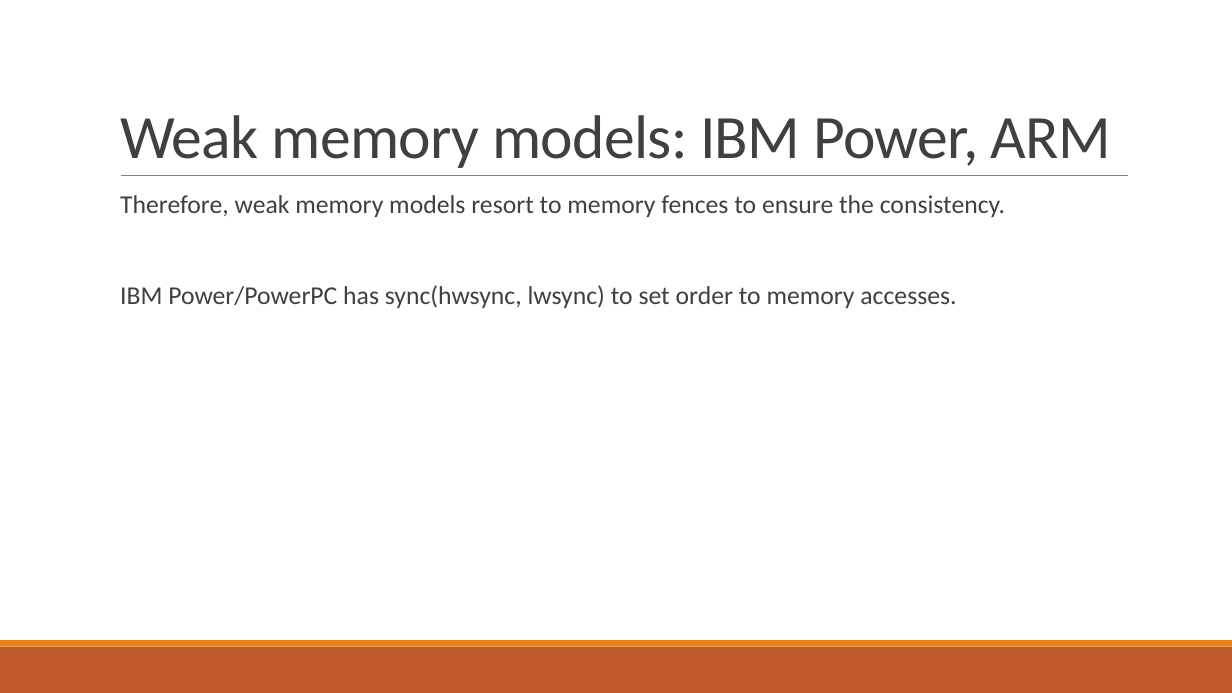
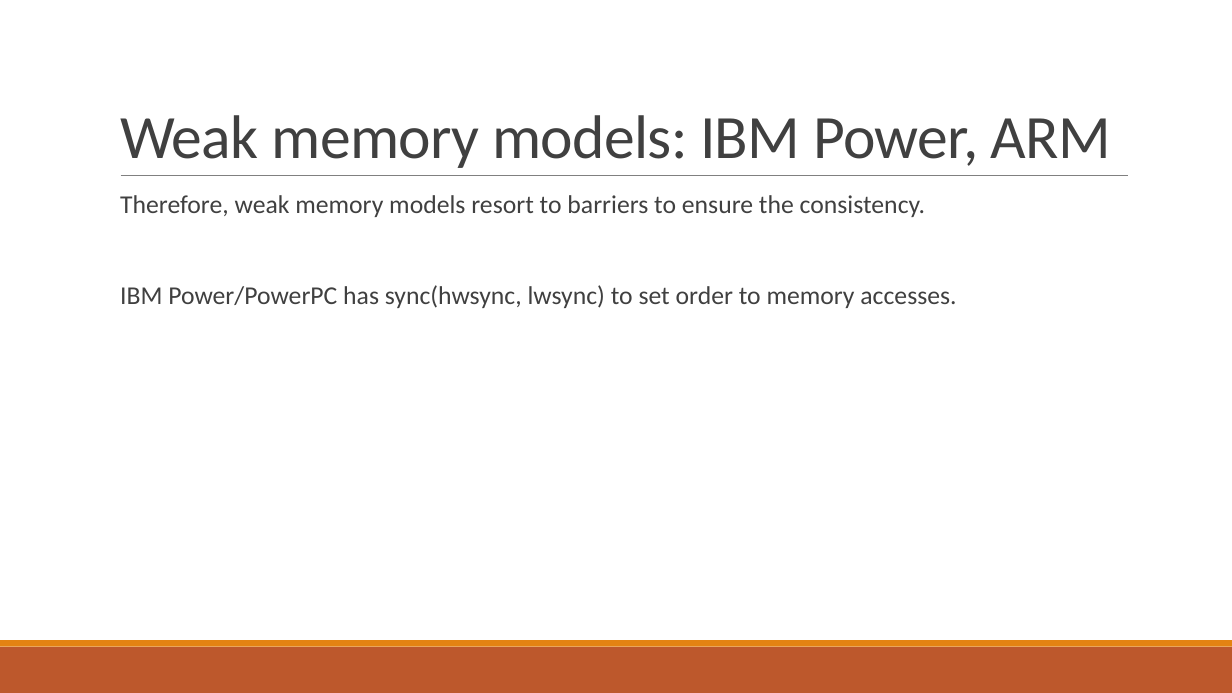
Before and after one commit to ustc-pldpa/2018s-final-projects, a slide deck: slide 15 of 06-Memory Access/fopl-pres.pptx. Drawn at 1232x693 pixels with LibreOffice and Linux fonts; fonts in the diff are those of the drawing. Boxes give left, top, right and bottom in pixels: in the first picture for what was removed or moved away, otherwise in the second. Text is boxed around its words. In the diff, an @@ line names an element or a change of style, - is before the commit and + after.

```diff
--- a/06-Memory Access/fopl-pres.pptx
+++ b/06-Memory Access/fopl-pres.pptx
@@ text at box(120, 195, 925, 217): text changed @@
-  Therefore, weak memory models resort to memory fences to ensure the consistency.
+  Therefore, weak memory models resort to barriers to ensure the consistency.
```
Also in this commit, not shown: 3 other slides changed, 1 slide added.
